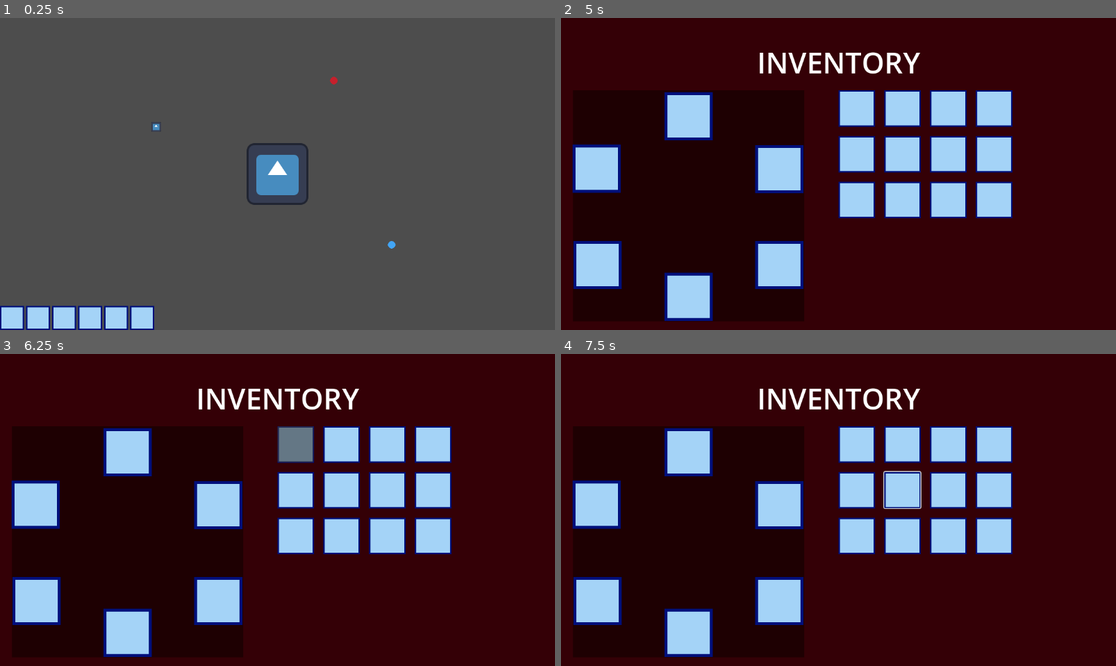
Above: before the commit, frames 1-4 (two rows, left to right).
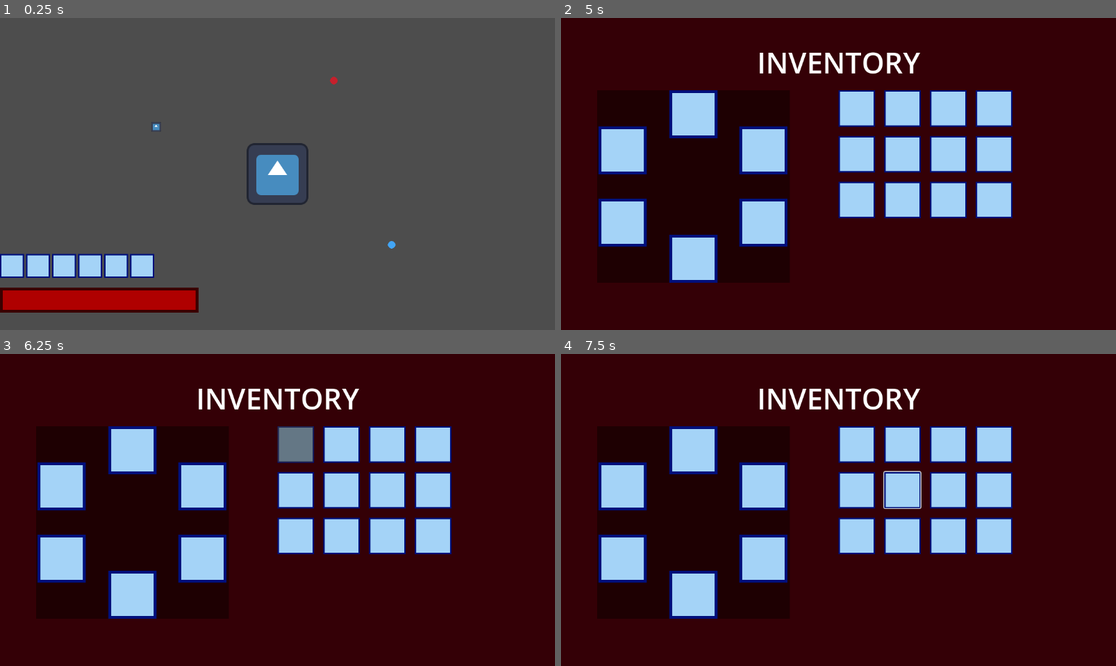
Above: after the commit, the same moments.

Repository: Pkb-Codes/zekome
Game: Godot game, scene res://Dev_sandboxes/dev_bhargav.tscn
Two runs of this game, one before a commit and one after it. Both use one fixed random seed, a clock stepped at 60 frames per second and the inputs below. The engine's default icon, where the game draws it, is replaced by a stand-in: a white triangle on a blue panel in a dark square.
Inputs (mouse positions are in pixels of both pictures, inside the frame that each line leads up to):
- Up to frame 1 (0.25 s): no input
- Up to frame 2 (5 s): tap Enter at 0.5 s; move the mouse to (960, 158) at 0.52 s; hold Right (ui_right) 0.53-1.28 s; tap Space (Dash) every 0.75 s from 0.6 to 4.35 s; move the mouse to (727, 189) at 1.27 s; hold Down (ui_down) 1.28-2.03 s; move the mouse to (894, 105) at 2.02 s; hold Right (ui_right) 2.03-2.78 s; move the mouse to (810, 236) at 2.77 s; hold Up (ui_up) 2.78-3.53 s; move the mouse to (1005, 220) at 3.52 s; hold Left (ui_left) from 3.53 s (still down); tap Tab (inventory_add) at 4.15 s; move the mouse to (672, 127) at 4.27 s; tap I (ui_inventory) at 4.9 s
- Up to frame 3 (6.25 s): release Left (ui_left) at 5 s; click (133, 450) at 5.02 s; click (294, 444) at 5.77 s
- Up to frame 4 (7.5 s): tap Space (Dash) at 6.5, 6.6, 7.35 s; move the mouse to (866, 510) at 6.52 s; hold Down (ui_down) 6.53-7.28 s; tap Enter at 7.25 s; move the mouse to (755, 432) at 7.27 s; hold Right (ui_right) from 7.28 s (still down)

The runs differ from the first frame. In frame 1, 6.4% of the frame differs, in the area x 0-36%, y 75-100%; in frame 2, 12%, in the area x 2-44%, y 23-98%; in frame 3, 12%; in frame 4, 12%.

Commit message:
player health bar and inventory
basic inventory functionalities are complete, player attack system can be started.
added player health bar in the player hud, and linked it with player health code

Diff:
--- a/Dev_sandboxes/dev_bhargav.tscn
+++ b/Dev_sandboxes/dev_bhargav.tscn
@@ -1,7 +1,7 @@
 [gd_scene format=3 uid="uid://2esxhopx8pvj"]
 
 [ext_resource type="Texture2D" uid="uid://bfwe834v0dt4n" path="res://sprites/icon.svg" id="2_kfnhm"]
-[ext_resource type="PackedScene" uid="uid://uqeqkjjvbgd7" path="res://scenes/inventory_item.tscn" id="2_rfv72"]
+[ext_resource type="PackedScene" uid="uid://uqeqkjjvbgd7" path="res://scenes/inventory_minor_scenes/inventory_item.tscn" id="2_rfv72"]
 [ext_resource type="Texture2D" uid="uid://cbqrgslqef3so" path="res://sprites/red_circle.png" id="3_crpsv"]
 [ext_resource type="Texture2D" uid="uid://c66xlpye6qnmi" path="res://sprites/blue_circle.png" id="3_rfv72"]
 [ext_resource type="PackedScene" uid="uid://d4drpj2q5b4j0" path="res://scenes/inventory_ui.tscn" id="4_j4r4q"]
--- a/scenes/hotbar_slot.tscn
+++ /dev/null
@@ -1,59 +0,0 @@
-[gd_scene format=3 uid="uid://b35aw0ryhfl6r"]
-
-[ext_resource type="Script" uid="uid://culs4mfwv7283" path="res://scripts/hotbar_slot.gd" id="1_ea3t7"]
-[ext_resource type="Texture2D" uid="uid://c66xlpye6qnmi" path="res://sprites/blue_circle.png" id="2_sheke"]
-
-[sub_resource type="LabelSettings" id="LabelSettings_ga6ek"]
-font_size = 32
-
-[node name="hotbar_slot" type="Control" unique_id=1302021667]
-custom_minimum_size = Vector2(50, 50)
-layout_mode = 3
-anchors_preset = 0
-offset_right = 50.0
-offset_bottom = 50.0
-script = ExtResource("1_ea3t7")
-
-[node name="OuterBorder" type="ColorRect" parent="." unique_id=1381295378]
-layout_mode = 1
-anchors_preset = 15
-anchor_right = 1.0
-anchor_bottom = 1.0
-grow_horizontal = 2
-grow_vertical = 2
-color = Color(0, 0.05882353, 0.48235294, 1)
-
-[node name="InnerBorder" type="ColorRect" parent="." unique_id=1585150284]
-layout_mode = 1
-anchors_preset = 8
-anchor_left = 0.5
-anchor_top = 0.5
-anchor_right = 0.5
-anchor_bottom = 0.5
-offset_left = -22.0
-offset_top = -22.0
-offset_right = 22.0
-offset_bottom = 22.0
-grow_horizontal = 2
-grow_vertical = 2
-color = Color(0.6431373, 0.827451, 0.96862745, 1)
-
-[node name="slot_key" type="Label" parent="InnerBorder" unique_id=1365354855]
-layout_mode = 1
-anchors_preset = 1
-anchor_left = 1.0
-anchor_right = 1.0
-offset_left = -4.0
-offset_top = -39.0
-offset_right = 23.0
-offset_bottom = 6.0
-grow_horizontal = 0
-text = "1"
-label_settings = SubResource("LabelSettings_ga6ek")
-horizontal_alignment = 1
-
-[node name="ItemIcon" type="Sprite2D" parent="InnerBorder" unique_id=699292499]
-scale = Vector2(0.32, 0.32)
-texture = ExtResource("2_sheke")
-centered = false
-offset = Vector2(20, 20)
--- /dev/null
+++ b/scenes/inventory_minor_scenes/hotbar_slot.tscn
@@ -0,0 +1,98 @@
+[gd_scene format=3 uid="uid://b35aw0ryhfl6r"]
+
+[ext_resource type="Script" uid="uid://culs4mfwv7283" path="res://scripts/inventory_scripts/hotbar_slot.gd" id="1_6vth8"]
+[ext_resource type="Texture2D" uid="uid://c66xlpye6qnmi" path="res://sprites/blue_circle.png" id="2_5yw0c"]
+
+[sub_resource type="LabelSettings" id="LabelSettings_ga6ek"]
+font_size = 32
+
+[sub_resource type="StyleBoxEmpty" id="StyleBoxEmpty_6vth8"]
+
+[node name="hotbar_slot" type="Control" unique_id=1302021667]
+custom_minimum_size = Vector2(50, 50)
+layout_mode = 3
+anchors_preset = 0
+offset_right = 50.0
+offset_bottom = 50.0
+pivot_offset = Vector2(25, 25)
+script = ExtResource("1_6vth8")
+
+[node name="OuterBorder" type="ColorRect" parent="." unique_id=1381295378]
+layout_mode = 1
+anchors_preset = 15
+anchor_right = 1.0
+anchor_bottom = 1.0
+grow_horizontal = 2
+grow_vertical = 2
+color = Color(0, 0.05882353, 0.48235294, 1)
+
+[node name="InnerBorder" type="ColorRect" parent="." unique_id=1585150284]
+layout_mode = 1
+anchors_preset = 8
+anchor_left = 0.5
+anchor_top = 0.5
+anchor_right = 0.5
+anchor_bottom = 0.5
+offset_left = -22.0
+offset_top = -22.0
+offset_right = 22.0
+offset_bottom = 22.0
+grow_horizontal = 2
+grow_vertical = 2
+color = Color(0.6431373, 0.827451, 0.96862745, 1)
+
+[node name="slot_key" type="Label" parent="InnerBorder" unique_id=1365354855]
+layout_mode = 1
+anchors_preset = 1
+anchor_left = 1.0
+anchor_right = 1.0
+offset_left = -4.0
+offset_top = -39.0
+offset_right = 23.0
+offset_bottom = 6.0
+grow_horizontal = 0
+text = "Q"
+label_settings = SubResource("LabelSettings_ga6ek")
+horizontal_alignment = 1
+
+[node name="ItemIcon" type="Sprite2D" parent="InnerBorder" unique_id=699292499]
+scale = Vector2(0.32, 0.32)
+texture = ExtResource("2_5yw0c")
+centered = false
+offset = Vector2(20, 20)
+
+[node name="icon_button" type="Button" parent="InnerBorder" unique_id=1622303746]
+layout_mode = 1
+anchors_preset = 15
+anchor_right = 1.0
+anchor_bottom = 1.0
+grow_horizontal = 2
+grow_vertical = 2
+theme_override_styles/normal = SubResource("StyleBoxEmpty_6vth8")
+
+[node name="unequip_panel" type="ColorRect" parent="." unique_id=578670661]
+visible = false
+layout_mode = 1
+offset_top = 53.0
+offset_right = 100.0
+offset_bottom = 93.0
+color = Color(0, 0.05882353, 0.48235294, 1)
+
+[node name="unequip_button" type="Button" parent="unequip_panel" unique_id=1298733677]
+layout_mode = 1
+anchors_preset = 8
+anchor_left = 0.5
+anchor_top = 0.5
+anchor_right = 0.5
+anchor_bottom = 0.5
+offset_left = -40.5
+offset_top = -15.5
+offset_right = 40.5
+offset_bottom = 15.5
+grow_horizontal = 2
+grow_vertical = 2
+text = "UNEQUIP"
+
+[connection signal="mouse_entered" from="InnerBorder/icon_button" to="." method="_on_icon_button_mouse_entered"]
+[connection signal="mouse_exited" from="InnerBorder/icon_button" to="." method="_on_icon_button_mouse_exited"]
+[connection signal="pressed" from="unequip_panel/unequip_button" to="." method="_on_unequip_button_pressed"]
--- a/scenes/inventory_ui.tscn
+++ b/scenes/inventory_ui.tscn
@@ -1,7 +1,7 @@
 [gd_scene format=3 uid="uid://d4drpj2q5b4j0"]
 
 [ext_resource type="Script" uid="uid://bitlopmjewfnn" path="res://scripts/inventory_scripts/inventory_ui.gd" id="1_tahbm"]
-[ext_resource type="PackedScene" uid="uid://b35aw0ryhfl6r" path="res://scenes/hotbar_slot.tscn" id="2_ylkvr"]
+[ext_resource type="PackedScene" uid="uid://b35aw0ryhfl6r" path="res://scenes/inventory_minor_scenes/hotbar_slot.tscn" id="2_ylkvr"]
 
 [sub_resource type="FontVariation" id="FontVariation_tahbm"]
 
@@ -62,10 +62,10 @@
 anchors_preset = 4
 anchor_top = 0.5
 anchor_bottom = 0.5
-offset_left = 25.0
+offset_left = 75.0
 offset_top = -174.0
-offset_right = 505.0
-offset_bottom = 306.0
+offset_right = 475.0
+offset_bottom = 226.0
 grow_vertical = 2
 color = Color(0.11887937, 0, 0.009049021, 1)
 
@@ -82,10 +82,10 @@
 anchors_preset = 5
 anchor_left = 0.5
 anchor_right = 0.5
-offset_left = -50.0
-offset_top = 4.0
-offset_right = 0.0
-offset_bottom = 54.0
+offset_left = -25.0
+offset_top = 25.4
+offset_right = 25.0
+offset_bottom = 75.4
 grow_horizontal = 2
 scale = Vector2(2, 2)
 
@@ -96,10 +96,10 @@
 anchor_top = 0.5
 anchor_right = 1.0
 anchor_bottom = 0.5
-offset_left = -102.0
-offset_top = -126.5
-offset_right = -52.0
-offset_bottom = -76.5
+offset_left = -79.91501
+offset_top = -100.0
+offset_right = -29.915009
+offset_bottom = -50.0
 grow_horizontal = 0
 grow_vertical = 2
 scale = Vector2(2, 2)
@@ -111,10 +111,10 @@
 anchor_top = 0.5
 anchor_right = 1.0
 anchor_bottom = 0.5
-offset_left = -102.0
-offset_top = 73.0
-offset_right = -52.0
-offset_bottom = 123.0
+offset_left = -79.91501
+offset_top = 50.0
+offset_right = -29.915009
+offset_bottom = 100.0
 grow_horizontal = 0
 grow_vertical = 2
 scale = Vector2(2, 2)
@@ -126,10 +126,10 @@
 anchor_top = 1.0
 anchor_right = 0.5
 anchor_bottom = 1.0
-offset_left = -50.0
-offset_top = -101.0
-offset_right = 0.0
-offset_bottom = -51.0
+offset_left = -25.0
+offset_top = -74.51999
+offset_right = 25.0
+offset_bottom = -24.519989
 grow_horizontal = 2
 grow_vertical = 0
 scale = Vector2(2, 2)
@@ -139,10 +139,10 @@
 anchors_preset = 4
 anchor_top = 0.5
 anchor_bottom = 0.5
-offset_left = 1.0
-offset_top = 73.0
-offset_right = 51.0
-offset_bottom = 123.0
+offset_left = 27.68
+offset_top = 50.0
+offset_right = 77.68
+offset_bottom = 100.0
 grow_vertical = 2
 scale = Vector2(2, 2)
 
@@ -151,9 +151,9 @@
 anchors_preset = 4
 anchor_top = 0.5
 anchor_bottom = 0.5
-offset_left = -1.0
-offset_top = -127.0
-offset_right = 49.0
-offset_bottom = -77.0
+offset_left = 27.68
+offset_top = -100.0
+offset_right = 77.68
+offset_bottom = -50.0
 grow_vertical = 2
 scale = Vector2(2, 2)
--- a/scenes/player.tscn
+++ b/scenes/player.tscn
@@ -10,7 +10,7 @@
 [sub_resource type="RectangleShape2D" id="RectangleShape2D_tuyoq"]
 size = Vector2(128, 129)
 
-[node name="player" type="CharacterBody2D" unique_id=56953062]
+[node name="player" type="CharacterBody2D" unique_id=56953062 groups=["player"]]
 script = ExtResource("1_tuyoq")
 dash_cooldown = 1.0
 
--- a/scenes/player_hud.tscn
+++ b/scenes/player_hud.tscn
@@ -18,7 +18,42 @@
 anchors_preset = 2
 anchor_top = 1.0
 anchor_bottom = 1.0
-offset_top = -40.0
+offset_top = -148.0
 offset_right = 694.0
+offset_bottom = -108.000244
 grow_vertical = 0
 columns = 6
+
+[node name="player health bar" type="Control" parent="." unique_id=1808823619]
+layout_mode = 3
+anchors_preset = 15
+anchor_right = 1.0
+anchor_bottom = 1.0
+grow_horizontal = 2
+grow_vertical = 2
+
+[node name="health_BG" type="ColorRect" parent="player health bar" unique_id=924887238]
+layout_mode = 1
+anchors_preset = 2
+anchor_top = 1.0
+anchor_bottom = 1.0
+offset_top = -88.0
+offset_right = 412.0
+offset_bottom = -36.0
+grow_vertical = 0
+color = Color(0.22897747, 1.2137974e-06, 6.317161e-07, 1)
+
+[node name="health_fill" type="ColorRect" parent="player health bar/health_BG" unique_id=208211459]
+layout_mode = 1
+anchors_preset = 8
+anchor_left = 0.5
+anchor_top = 0.5
+anchor_right = 0.5
+anchor_bottom = 0.5
+offset_left = -200.0
+offset_top = -20.0
+offset_right = 200.0
+offset_bottom = 20.0
+grow_horizontal = 2
+grow_vertical = 2
+color = Color(0.6857328, 3.1044335e-06, 5.7756904e-07, 1)
--- a/scripts/global autoloads/Global_inventory.gd
+++ b/scripts/global autoloads/Global_inventory.gd
@@ -13,9 +13,11 @@
 signal hotbar_updated
 
 #inventory slot reference
-@onready var inventory_slot_scene = preload("res://scenes/inventory_Slot.tscn")
-@onready var hotbar_slot_scene = preload("res://scenes/hotbar_slot.tscn")
+@onready var inventory_slot_scene = preload("res://scenes/inventory_minor_scenes/inventory_Slot.tscn")
+@onready var hotbar_slot_scene = preload("res://scenes/inventory_minor_scenes/hotbar_slot.tscn")
 
+#bolean to check if inventory is open
+var inventory_open = false
 
 func _ready():
 	# this will fix the inventory size to inventory_size
@@ -35,6 +37,7 @@
 			return true
 	return false
 
+#remove the item from inventory
 func remove_item(item):
 	for i in range(inventory_size):
 		if inventory[i] != null and inventory[i]["name"] == item["name"] and inventory[i]["type"] == item["type"]:
@@ -58,4 +61,31 @@
 
 func remove_item_hotbar(item):
 	#add this item back to inventory and remove it from hotbar
-	pass
+	for i in range(hotbar_size):
+		if item != null and item == hotbar[i]:
+			add_item(hotbar[i])
+			hotbar[i] = null
+			hotbar_updated.emit()
+			break
+
+func adjust_drop_pos(position):
+	var drop_radius = 100
+	var nearby_items = get_tree().get_nodes_in_group("inventory_items")
+	for item in nearby_items:
+		if item.global_position.distance_to(position) < drop_radius:
+			var random_offset = Vector2(randf_range(-drop_radius, drop_radius),randf_range(-drop_radius, drop_radius))
+			position += random_offset
+			break
+	return position
+
+func drop_item(item):
+	var player = get_tree().get_first_node_in_group("player")
+	var drop_offset = Vector2(0, 50)
+	drop_offset = drop_offset.rotated(player.rotation)
+	var drop_pos = player.global_position + drop_offset
+	var item_scene = load(item["scene_path"])
+	var item_instance = item_scene.instantiate()
+	item_instance.set_item_data(item)
+	drop_pos = adjust_drop_pos(drop_pos)
+	item_instance.global_position = drop_pos
+	get_tree().current_scene.add_child(item_instance)
--- a/scripts/hotbar_slot.gd
+++ /dev/null
@@ -1,16 +0,0 @@
-extends Control
-
-@onready var icon = $InnerBorder/ItemIcon
-@onready var quantity_label = $InnerBorder/slot_key
-#slot item
-var item = null
-
-#instantiating functions
-func set_empty():
-	icon.texture = null
-	quantity_label.text = ""
-
-func set_item(new_item):
-	item = new_item
-	icon.texture = new_item["texture"]
-	quantity_label.text = str(new_item["quantity"])
--- /dev/null
+++ b/scripts/inventory_scripts/hotbar_slot.gd
@@ -0,0 +1,40 @@
+extends Control
+
+@onready var icon = $InnerBorder/ItemIcon
+@onready var quantity_label = $InnerBorder/slot_key
+@onready var unequip_panel = $unequip_panel
+@onready var icon_button = $InnerBorder/icon_button
+
+#slot item
+var item = null
+
+#instantiating functions
+func set_empty():
+	item = null
+	icon.texture = null
+	quantity_label.text = ""
+
+func set_item(new_item):
+	item = new_item
+	icon.texture = new_item["texture"]
+	quantity_label.text = str(new_item["quantity"])
+
+func _process(_delta: float) -> void:
+	if Global_Inventory.inventory_open == false:
+		icon_button.visible = false
+		unequip_panel.visible = false
+	else:
+		icon_button.visible = true
+
+func _on_icon_button_mouse_entered() -> void:
+	if Global_Inventory.inventory_open and item != null:
+		unequip_panel.visible = true
+
+func _on_icon_button_mouse_exited() -> void:
+	if item != null:
+		await get_tree().create_timer(1).timeout
+		unequip_panel.visible = false
+
+func _on_unequip_button_pressed() -> void:
+	unequip_panel.visible = false
+	Global_Inventory.remove_item_hotbar(item)
--- a/scripts/inventory_scripts/inventory_item.gd
+++ b/scripts/inventory_scripts/inventory_item.gd
@@ -5,7 +5,7 @@
 @export var item_name = ""
 @export var item_texture: Texture
 
-var scene_path: String = "res://scripts/inventory_item.gd"
+var scene_path: String = "res://scenes/inventory_minor_scenes/inventory_item.tscn"
 var player_in_range = false
 
 @onready var ui_interact = $ui_interact
@@ -40,3 +40,8 @@
 	if body.name == "player":
 		player_in_range = false
 		ui_interact.visible = false
+
+func set_item_data(data):
+	item_type = data["type"]
+	item_texture = data["texture"]
+	item_name = data["name"]
--- a/scripts/inventory_scripts/inventory_slot.gd
+++ b/scripts/inventory_scripts/inventory_slot.gd
@@ -38,6 +38,7 @@
 	equip_panel.visible = false
 	details_panel.visible = false
 	Global_Inventory.remove_item(item)
+	Global_Inventory.drop_item(item)
 
 
 #equip buttons interaction
--- a/scripts/inventory_scripts/inventory_ui.gd
+++ b/scripts/inventory_scripts/inventory_ui.gd
@@ -16,6 +16,7 @@
 func _input(event):
 	if event.is_action_pressed("ui_inventory"):
 		inventory_ui.visible = ! inventory_ui.visible
+		Global_Inventory.inventory_open = inventory_ui.visible
 		#pause game if needed..............
 		#get_tree().paused = !get_tree().paused
 
--- a/scripts/player.gd
+++ b/scripts/player.gd
@@ -1,4 +1,7 @@
 extends CharacterBody2D
+
+#custom signal
+signal player_health_changed (current_health, max)
 
 @export var max_health:int =100
 var health : int
@@ -10,10 +13,16 @@
 func take_damage(amount:int):
 	health-=amount
 	health=max(health,0)
+	if health <= 0:
+		die()
+	emit_signal("player_health_changed", health, max_health)
 
 
 func die():
 	print("player died")
+
+	#make player health to full for debugging and testing process
+	health = max_health
 
 
 
--- a/scripts/player_hud.gd
+++ b/scripts/player_hud.gd
@@ -4,8 +4,13 @@
 @onready var hud = $"."
 #update path accordingly later
 @onready var hotbar_grid = $hotbar/GridContainer
+@onready var health_fill = $"player health bar/health_BG/health_fill"
 
 func _ready() -> void:
+	var player = get_tree().get_first_node_in_group("player")
+	if player:
+		player.connect("player_health_changed", _on_health_changed)
+		_on_health_changed(player.max_health, player.max_health)
 	Global_Inventory.hotbar_updated.connect(_on_hotbar_updated)
 	_on_hotbar_updated()
 
@@ -13,6 +18,12 @@
 	if event.is_action_pressed("ui_inventory"):
 		hud.visible = !hud.visible
 
+#health bar functions
+func _on_health_changed(current_health, max_health):
+	var ratio = float(current_health) / max_health
+	health_fill.scale.x = ratio
+
+#hotbar functions
 func _on_hotbar_updated():
 	clear_grid()
 	#repopulate the items in the hotbar
Renamed: scenes/inventory_Slot.tscn -> scenes/inventory_minor_scenes/inventory_Slot.tscn
Renamed: scenes/inventory_item.tscn -> scenes/inventory_minor_scenes/inventory_item.tscn
Renamed: scripts/hotbar_slot.gd.uid -> scripts/inventory_scripts/hotbar_slot.gd.uid
